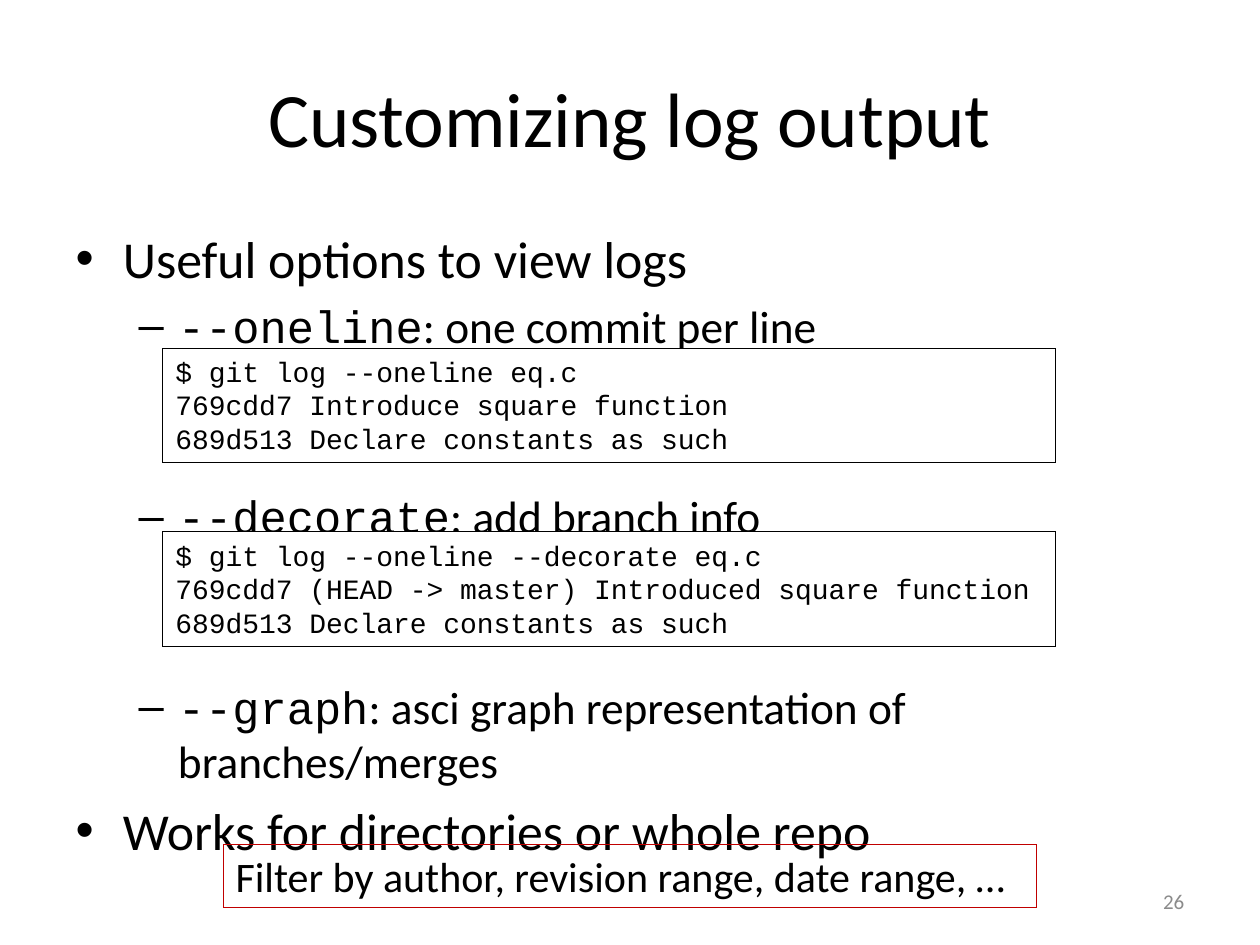
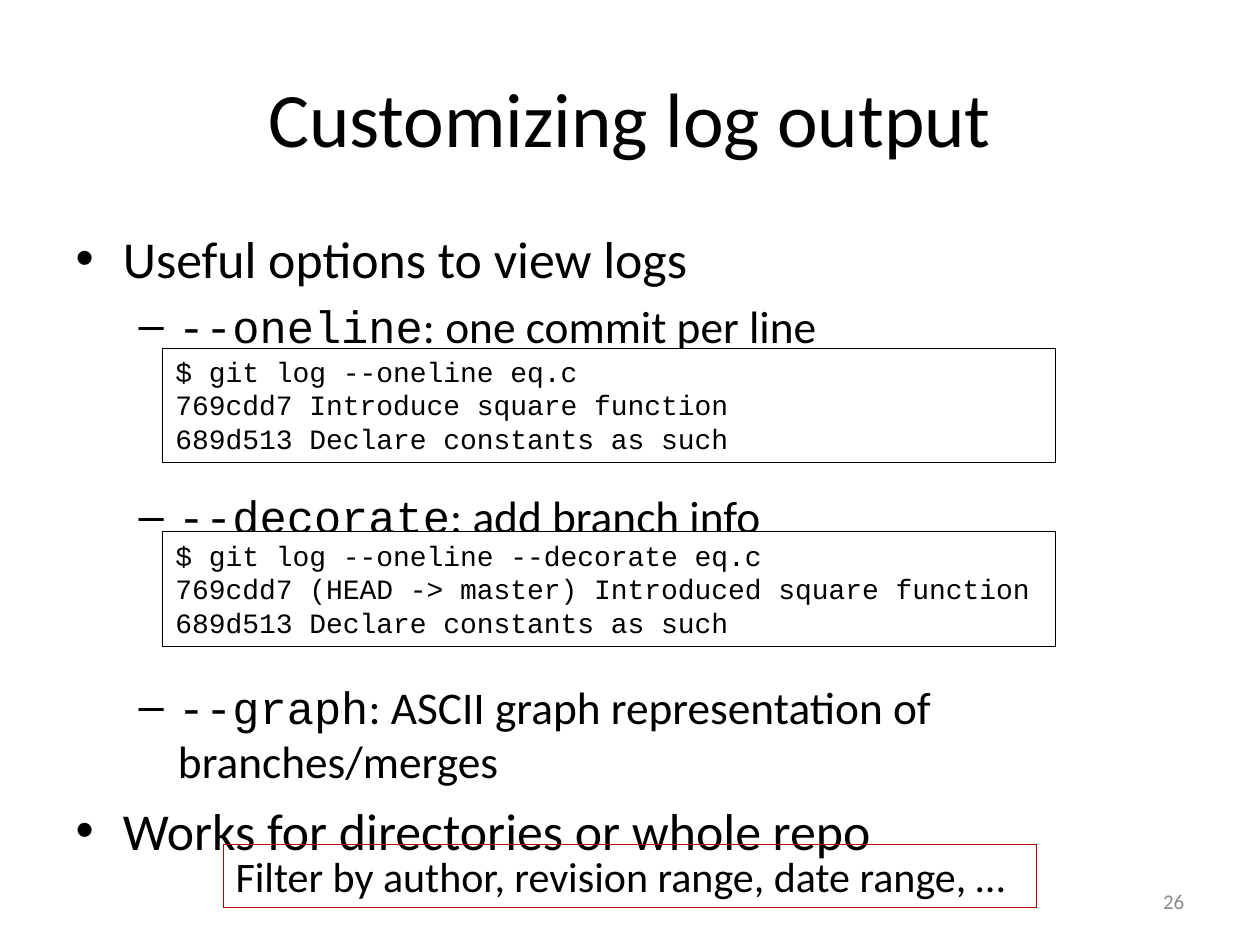
Before and after one commit to gjbex/Version-control-with-git, a slide deck: slide 26 of version_control_git.pptx. Drawn at 1260x945 pixels with LibreOffice and Linux fonts; fonts in the diff are those of the drawing. Boxes give left, top, right and bottom in pixels: in the first picture for what was removed or moved away, otherwise in the second. Text is boxed around its words. In the diff, an @@ line names an element or a change of style, - is before the commit and + after.

Commit message:
Fix typos

```diff
--- a/version_control_git.pptx
+++ b/version_control_git.pptx
@@ text at (178, 692, 931, 786): text changed @@
-  – --graph: asci graph representation of branches/merges
+  – --graph: ASCII graph representation of branches/merges
```
Also in this commit, not shown: 4 other slides changed.
